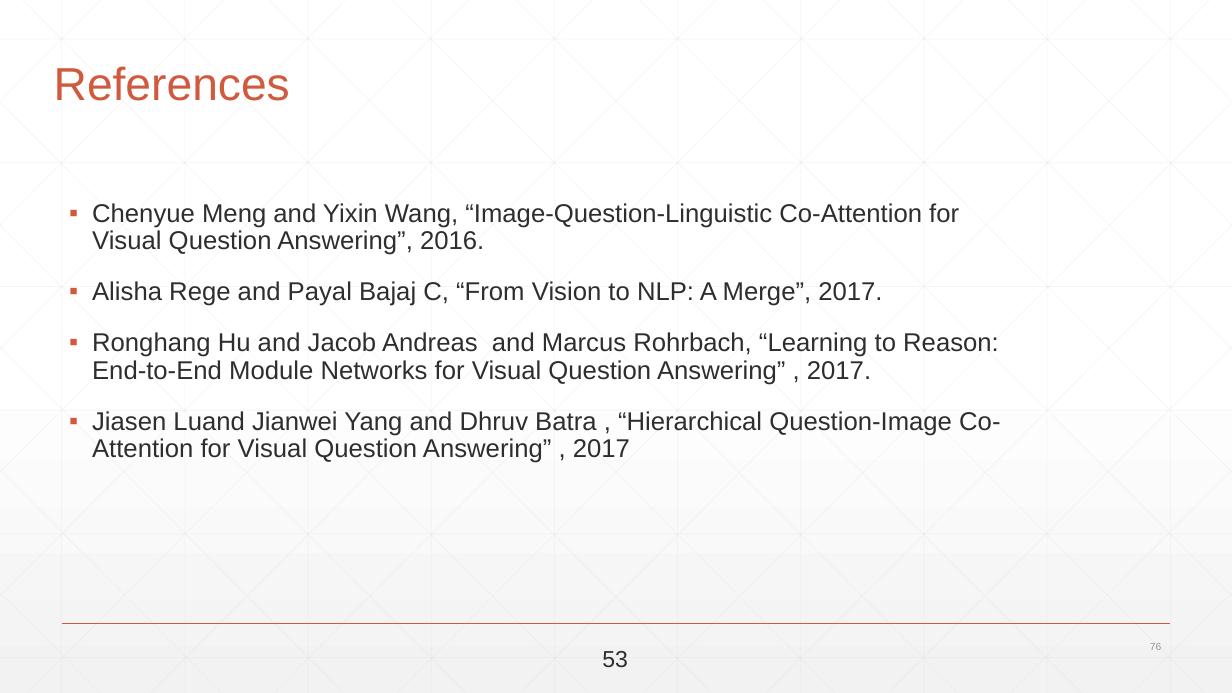
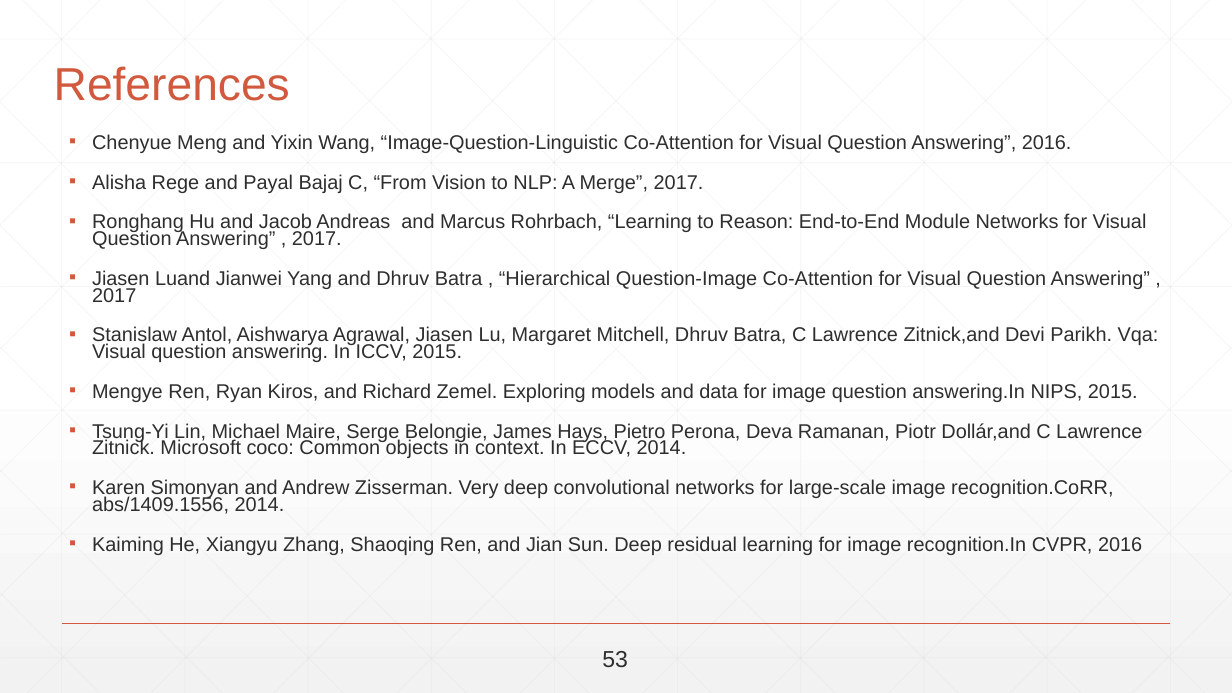
Before and after one commit to abdallahshaaban/Visual-Question-Answering, a slide deck: slide 77 of Seminars + Proposal + Documentation/Final Seminar/Visual-QA-Final-Seminar-2017.pptx (slide 76 before the commit). Drawn at 1232x693 pixels with LibreOffice and Linux fonts; fonts in the diff are those of the drawing. Boxes give left, top, right and bottom in pixels: in the first picture for what was removed or moved away, otherwise in the second. Text is boxed around its words. In the diff, an @@ line names an element or a change of style, - is before the commit and + after.

```diff
--- a/Seminars + Proposal + Documentation/Final Seminar/Visual-QA-Final-Seminar-2017.pptx
+++ b/Seminars + Proposal + Documentation/Final Seminar/Visual-QA-Final-Seminar-2017.pptx
@@ text "Chenyue Meng and Yixin Wang, ...": place and size @@
-text "Chenyue Meng and Yixin Wang, ..." at [92,203,1000,463]
+text "Chenyue Meng and Yixin Wang, ..." at [92,134,1159,555]
@@ text at [92,134,1150,302]: size 20 to 15.5 pt in "Chenyue Meng and Yixin Wang, “Image-Question-Linguistic Co-A ...", "Alisha Rege and Payal Bajaj C, “From ...", "Ronghang Hu and Jacob Andreas and Marcus ...", "Jiasen Luand Jianwei Yang and Dhruv Batra ..."; line spacing 0.9 to 0.7 @@
@@ text at [92,326,1159,555]: paragraphs added @@
+▪ Stanislaw Antol, Aishwarya Agrawal, Jiasen Lu, Margaret Mitchell, Dhruv Batra, C Lawrence Zitnick,and Devi Parikh. Vqa: Visual question answering. In ICCV, 2015.
+▪ Mengye Ren, Ryan Kiros, and Richard Zemel. Exploring models and data for image question answering.In NIPS, 2015.
+▪ Tsung-Yi Lin, Michael Maire, Serge Belongie, James Hays, Pietro Perona, Deva Ramanan, Piotr Dollár,and C Lawrence Zitnick. Microsoft coco: Common objects in context. In ECCV, 2014.
+▪ Karen Simonyan and Andrew Zisserman. Very deep convolutional networks for large-scale image recognition.CoRR, abs/1409.1556, 2014.
+▪ Kaiming He, Xiangyu Zhang, Shaoqing Ren, and Jian Sun. Deep residual learning for image recognition.In CVPR, 2016
@@ page number removed at [1150,643,1161,650] @@
-76
```
Also in this commit, not shown: 62 other slides changed, 2 slides added, 1 slide removed.
